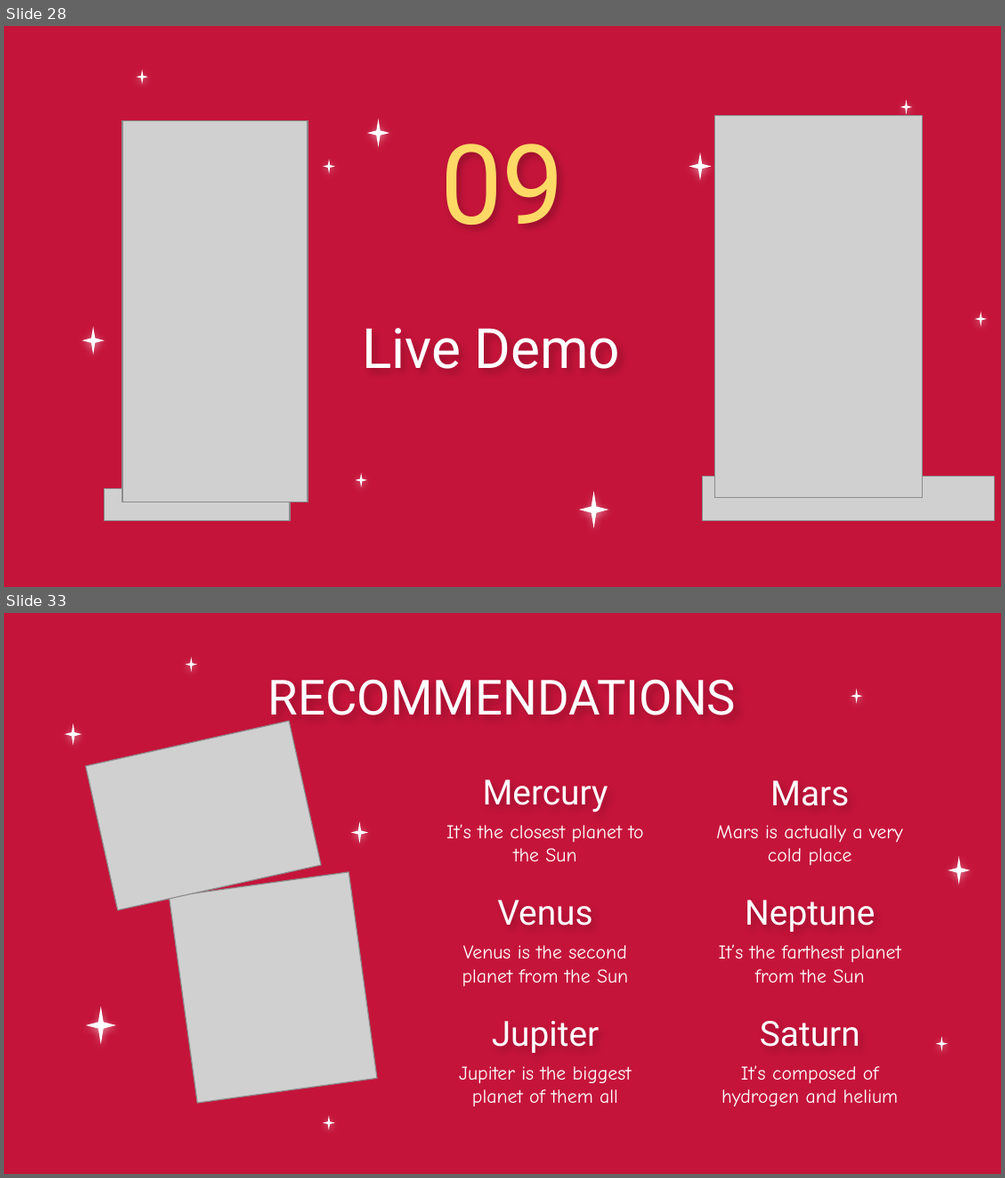
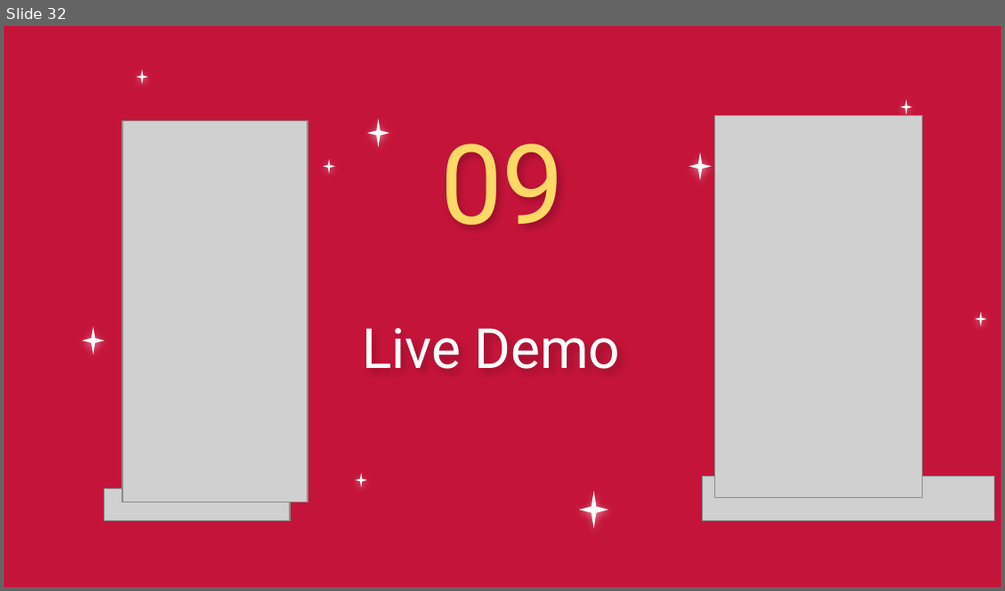
Before and after one commit to MiraPhilip12/Graduation_Project_ESLSCA, a slide deck: Milestone 4/Graduation_Project_Milestone4.pptx. Shown one above the other, each under a label of ours: slides 28 and 33 before the commit, slide 32 after it; the slides between them are not shown. The pictures are 1005x1178 and 1005x591 pixels, drawn with LibreOffice and Linux fonts; fonts in the diff are those of the drawing; grey boxes stand for pictures; background and template pictures are left out. Boxes give left, top, right and bottom in pixels: in the first picture for what was removed or moved away, otherwise in the second. Text is boxed around its words. In the diff, an @@ line names an element or a change of style, - is before the commit and + after.

```diff
--- a/Milestone 4/Graduation_Project_Milestone4.pptx
+++ b/Milestone 4/Graduation_Project_Milestone4.pptx
@@ slide 33 removed at [4,613,1001,1174], background picture (left out) @@
@@ title removed at [268,679,736,726] @@
-RECOMMENDATIONS
@@ picture removed at [85,721,321,910] @@
@@ title removed at [483,779,608,812] @@
-Mercury
@@ title removed at [770,780,849,806] @@
-Mars
@@ subtitle removed at [446,824,644,861] @@
-It’s the closest planet to the Sun
@@ subtitle removed at [716,825,903,865] @@
-Mars is actually a very cold place
@@ picture removed at [170,872,377,1103] @@
@@ title removed at [497,900,592,925] @@
-Venus
@@ title removed at [744,900,874,932] @@
-Neptune
@@ subtitle removed at [462,945,628,986] @@
-Venus is the second planet from the Sun
@@ subtitle removed at [719,944,901,982] @@
-It’s the farthest planet from the Sun
@@ title removed at [492,1021,599,1053] @@
-Jupiter
@@ title removed at [760,1021,860,1046] @@
-Saturn
@@ subtitle removed at [459,1066,631,1106] @@
-Jupiter is the biggest planet of them all
@@ subtitle removed at [721,1065,898,1107] @@
-It’s composed of hydrogen and helium
@@ group removed at [65,657,971,1130]: 8 stars @@
@@ what was slide 28 is now slide 32 @@
```
Also in this commit, not shown: 4 slides added, 6 other slides removed.
